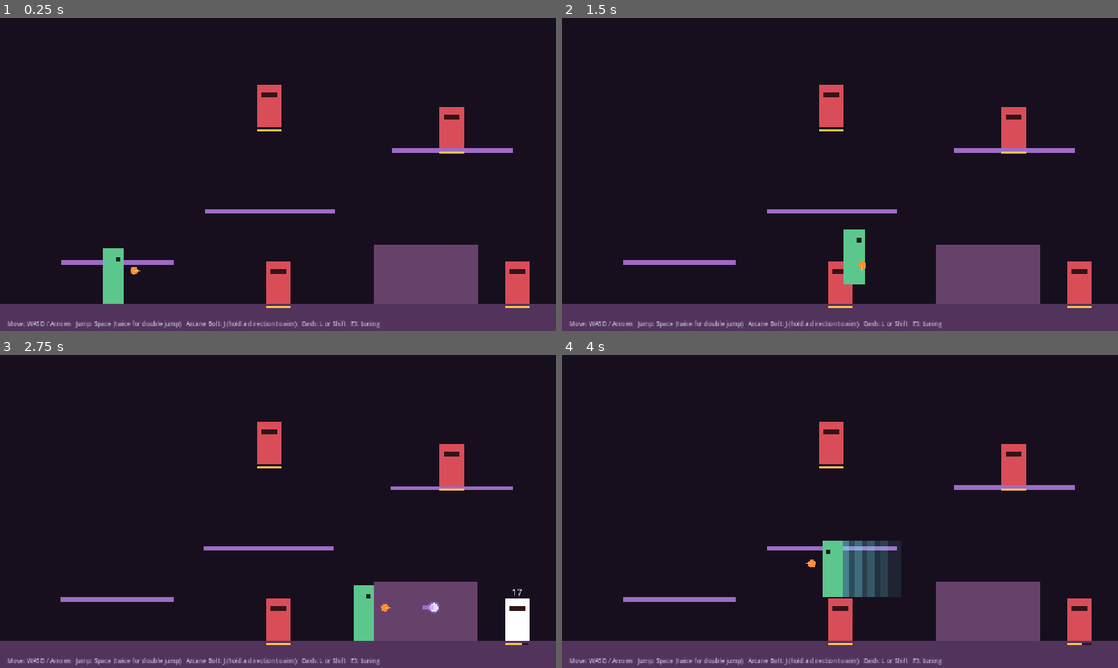
Above: before the commit, frames 1-4 (two rows, left to right).
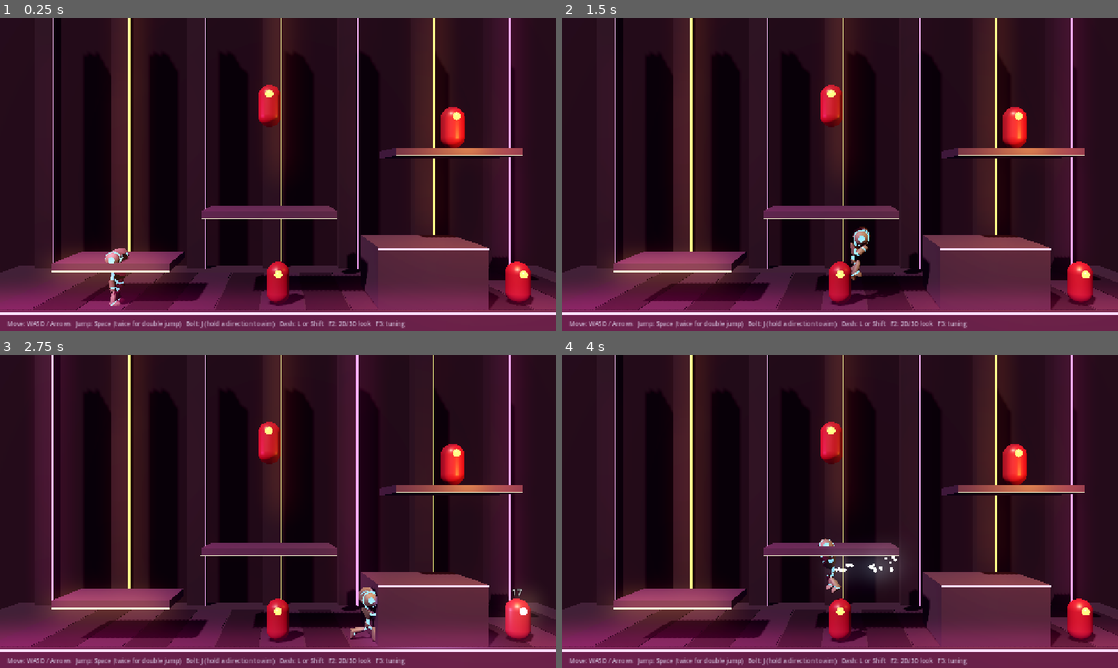
Above: after the commit, the same moments.

Repository: cmholy232-svg/Demondive
Game: Godot game, scene res://scenes/rooms/test_room.tscn
The game is run twice, just before and just after one commit, with the same random seed, the same clock (stepped at 60 frames per second) and the same inputs.
Inputs:
- Up to frame 1 (0.25 s): no input
- Up to frame 2 (1.5 s): tap Enter at 0.5 s; hold D (move_right) 0.53-1.28 s; tap L (dash) at 0.6 s; tap Space (jump) at 0.77, 1.07 s; tap E (interact) at 0.8, 1.35 s; hold S (move_down) from 1.28 s (still down)
- Up to frame 3 (2.75 s): tap Space (jump) at 1.52, 1.82 s; tap J (magic) at 1.55 s; release S (move_down) at 2.03 s; hold D (move_right) from 2.03 s (still down); hold J (magic) from 2.03 s (still down); tap K (special) at 2.3 s
- Up to frame 4 (4 s): release D (move_right) at 2.78 s; release J (magic) at 2.78 s; hold W (move_up) 2.78-3.53 s; tap K (special) at 2.85 s; tap Space (jump) at 3.02, 3.05, 3.32 s; hold A (move_left) from 3.53 s (still down); hold Space (jump) from 3.53 s (still down); tap L (dash) at 3.8 s

The runs differ from the first frame. In frame 1, 39% of the frame differs, in the area x 0-100%, y 0-100%; in frame 2, 40%; in frame 3, 42%; in frame 4, 42%.

Commit message:
Add a 3D look test for the test room (F2 toggles 2D/3D)
Draws the same 2D-physics room in 3D: platforms and floor built from the
room's collision shapes, neon club lighting with glow and fog, a stand-in
robot (Godot demo, MIT) animated from Milo's state, and 3D targets and bolts.
Gameplay is unchanged; the 3D view only reads positions.

Co-Authored-By: Claude Opus 5.5 (1M context) <noreply@anthropic.com>
Claude-Session: https://claude.ai/code/session_01UDJL4yyr7V49bPvwp6khuZ

Diff:
--- a/data/strings/en.json
+++ b/data/strings/en.json
@@ -7,5 +7,5 @@
 	"debug.profile": "Movement profile",
 	"debug.last_reversal": "Last full reversal",
 	"combat.ko": "KO",
-	"hint.controls": "Move: WASD / Arrows   Jump: Space (twice for double jump)   Arcane Bolt: J (hold a direction to aim)   Dash: L or Shift   F3: tuning"
+	"hint.controls": "Move: WASD / Arrows   Jump: Space (twice for double jump)   Bolt: J (hold a direction to aim)   Dash: L or Shift   F2: 2D/3D look   F3: tuning"
 }
--- a/project.godot
+++ b/project.godot
@@ -70,6 +70,10 @@
 "deadzone": 0.2,
 "events": [Object(InputEventKey,"device":-1,"physical_keycode":4194305), Object(InputEventJoypadButton,"device":-1,"button_index":6,"pressed":true)]
 }
+look_toggle={
+"deadzone": 0.2,
+"events": [Object(InputEventKey,"device":-1,"physical_keycode":4194333)]
+}
 debug_toggle={
 "deadzone": 0.2,
 "events": [Object(InputEventKey,"device":-1,"physical_keycode":4194334)]
--- a/scenes/enemies/target_dummy.gd
+++ b/scenes/enemies/target_dummy.gd
@@ -20,6 +20,10 @@
 func _ready() -> void:
 	health = max_health
 	add_to_group("hurtbox")
+
+
+func is_flashing() -> bool:
+	return _flash_timer > 0.0
 
 
 func is_broken() -> bool:
--- a/scenes/player/arcane_bolt.gd
+++ b/scenes/player/arcane_bolt.gd
@@ -20,6 +20,8 @@
 
 
 func _ready() -> void:
+	add_to_group("arcane_bolt")
+	visible = not RoomView3D.active
 	(shape.shape as CircleShape2D).radius = radius
 	area_entered.connect(_on_area_entered)
 	body_entered.connect(_on_body_entered)
--- a/scenes/rooms/test_room.gd
+++ b/scenes/rooms/test_room.gd
@@ -1,12 +1,15 @@
 extends Node2D
 ## Milestone 1 test room: platforms at several heights, a solid block,
-## one-way ledges and practice targets.
+## one-way ledges and practice targets. F2 switches between the 2D
+## placeholder look and the 3D look test.
 
 @onready var milo: Milo = $Milo
 @onready var tuning_panel: DebugTuningPanel = $DebugTuningPanel
 @onready var controls_hint: Label = $Hud/ControlsHint
+@onready var game_camera: GameCamera = $Camera
 
 var _reversal: ReversalTimer = ReversalTimer.new()
+var _view_3d: RoomView3D
 
 
 func _ready() -> void:
@@ -15,6 +18,30 @@
 		tuning_panel.bind(milo)
 	for dummy: Node in get_tree().get_nodes_in_group("hurtbox"):
 		(dummy as TargetDummy).hit.connect(_on_target_hit.bind(dummy))
+	_view_3d = RoomView3D.new()
+	add_child(_view_3d)
+	_view_3d.build(self, game_camera)
+	_set_look_3d(true)
+
+
+func _unhandled_input(event: InputEvent) -> void:
+	if event.is_action_pressed("look_toggle"):
+		_set_look_3d(not RoomView3D.active)
+		get_viewport().set_input_as_handled()
+
+
+func _set_look_3d(on: bool) -> void:
+	_view_3d.set_active(on)
+	$Background.visible = not on
+	(milo.get_node("Feedback") as CanvasItem).visible = not on
+	for child: Node in get_children():
+		var visual := child.get_node_or_null("Visual") as CanvasItem
+		if visual != null:
+			visual.visible = not on
+	for node: Node in get_tree().get_nodes_in_group("hurtbox"):
+		(node as CanvasItem).visible = not on
+	for node: Node in get_tree().get_nodes_in_group("arcane_bolt"):
+		(node as CanvasItem).visible = not on
 
 
 func _physics_process(delta: float) -> void:
--- /dev/null
+++ b/scenes/rooms/view3d/milo_view_3d.gd
@@ -0,0 +1,118 @@
+class_name MiloView3D
+extends Node3D
+## Shows a stand-in 3D character on Milo's 2D position and picks its
+## animation from Milo's state. Reads Milo; never changes him.
+
+const MODEL_PATH: String = "res://art/export/standin/chr_standin_robot.glb"
+const TARGET_HEIGHT_M: float = 1.28
+const TURN_SPEED: float = 18.0
+const CAST_POSE_SECONDS: float = 0.3
+
+var milo: Milo
+var _model: Node3D
+var _animation: AnimationPlayer
+var _yaw: float = PI * 0.5
+var _cast_timer: float = 0.0
+var _trail: CPUParticles3D
+var _burst: CPUParticles3D
+
+
+func bind(target: Milo) -> void:
+	milo = target
+	_model = (load(MODEL_PATH) as PackedScene).instantiate() as Node3D
+	add_child(_model)
+	_fit_height(_model)
+	_animation = _model.find_child("AnimationPlayer", true, false) as AnimationPlayer
+	for name: String in ["run", "idle", "falling", "shooting", "shooting_standing"]:
+		if _animation != null and _animation.has_animation(name):
+			_animation.get_animation(name).loop_mode = Animation.LOOP_LINEAR
+	_trail = _make_particles(Color(0.5, 0.95, 1.0), 40, 0.25, false)
+	_burst = _make_particles(Color(1.0, 0.7, 0.4), 24, 0.35, true)
+	var caster: ArcaneCaster = milo.get_node("ArcaneCaster") as ArcaneCaster
+	caster.cast.connect(func(_direction: Vector2) -> void: _cast_timer = CAST_POSE_SECONDS)
+	milo.wavelanded.connect(func(_is_wavedash: bool) -> void: _burst.restart())
+	milo.landed.connect(func(speed: float) -> void:
+		if speed > 600.0:
+			_burst.restart())
+
+
+## Scales the model so its skeleton spans TARGET_HEIGHT_M. Skinned mesh bounds
+## don't include bone poses, so the bones are the reliable measure.
+func _fit_height(model: Node3D) -> void:
+	var skeleton := model.find_child("Skeleton3D", true, false) as Skeleton3D
+	if skeleton == null:
+		return
+	var low: float = INF
+	var high: float = -INF
+	for bone: int in skeleton.get_bone_count():
+		var y: float = (skeleton.global_transform * skeleton.get_bone_global_pose(bone)).origin.y
+		low = minf(low, y)
+		high = maxf(high, y)
+	# The head extends past the top bone; 1.1 covers it.
+	var height: float = (high - low) * 1.1
+	if height > 0.0:
+		model.scale = Vector3.ONE * (TARGET_HEIGHT_M / height)
+
+
+func _make_particles(color: Color, amount: int, lifetime: float, one_shot: bool) -> CPUParticles3D:
+	var particles := CPUParticles3D.new()
+	particles.amount = amount
+	particles.lifetime = lifetime
+	particles.one_shot = one_shot
+	particles.emitting = false
+	particles.explosiveness = 0.9 if one_shot else 0.0
+	particles.direction = Vector3.UP
+	particles.spread = 80.0
+	particles.initial_velocity_min = 1.0
+	particles.initial_velocity_max = 3.0
+	particles.gravity = Vector3(0.0, -4.0, 0.0)
+	particles.scale_amount_min = 0.04
+	particles.scale_amount_max = 0.09
+	var mesh := SphereMesh.new()
+	mesh.radius = 0.5
+	mesh.height = 1.0
+	mesh.material = RoomDressing3D.material(Color.BLACK, 0.5, color, 6.0)
+	particles.mesh = mesh
+	particles.local_coords = false
+	add_child(particles)
+	return particles
+
+
+func _process(delta: float) -> void:
+	if milo == null:
+		return
+	position = RoomView3D.to_3d(milo.global_position)
+	_cast_timer = maxf(0.0, _cast_timer - delta)
+	var target_yaw: float = PI * 0.5 if milo.facing > 0 else -PI * 0.5
+	_yaw = lerp_angle(_yaw, target_yaw, clampf(TURN_SPEED * delta, 0.0, 1.0))
+	_model.rotation.y = _yaw
+	_trail.emitting = milo.is_dashing() or milo.is_wave_sliding()
+	_trail.position = Vector3(0.0, 0.6, 0.0)
+	_burst.position = Vector3.ZERO
+	_play(_pick_animation())
+	# Lean into dashes so they read as a burst, not a slide.
+	var lean: float = 0.0
+	if milo.is_dashing():
+		lean = -milo.dash_direction.x * 0.35
+	_model.rotation.z = lerpf(_model.rotation.z, lean, clampf(12.0 * delta, 0.0, 1.0))
+	visible = Engine.get_process_frames() % 6 >= 2 or not milo.is_invulnerable()
+
+
+func _pick_animation() -> String:
+	var running: bool = absf(milo.velocity.x) > 40.0
+	if not milo.is_on_floor():
+		return "jump" if milo.velocity.y < 0.0 else "falling"
+	if _cast_timer > 0.0:
+		return "shooting" if running else "shooting_standing"
+	return "run" if running else "idle"
+
+
+func _play(name: String) -> void:
+	if _animation == null or not _animation.has_animation(name):
+		return
+	if _animation.current_animation != name:
+		_animation.play(name, 0.12)
+	if name == "run" or name == "shooting":
+		_animation.speed_scale = clampf(absf(milo.velocity.x) / 360.0, 0.6, 2.0)
+	else:
+		_animation.speed_scale = 1.0
--- /dev/null
+++ b/scenes/rooms/view3d/prop_views_3d.gd
@@ -0,0 +1,91 @@
+class_name PropViews3D
+extends Node3D
+## 3D stand-ins for practice targets and Arcane Bolts, synced from 2D each frame.
+
+const BOLT_COLOR: Color = Color(0.8, 0.6, 1.0)
+
+var room: Node2D
+var _targets: Dictionary = {}
+var _bolts: Dictionary = {}
+
+
+func bind(target_room: Node2D) -> void:
+	room = target_room
+
+
+func _process(_delta: float) -> void:
+	if room == null:
+		return
+	_sync_targets()
+	_sync_bolts()
+
+
+func _sync_targets() -> void:
+	for node: Node in get_tree().get_nodes_in_group("hurtbox"):
+		var dummy := node as TargetDummy
+		if dummy == null:
+			continue
+		if not _targets.has(dummy):
+			_targets[dummy] = _make_target()
+		var view: Node3D = _targets[dummy]
+		view.position = RoomView3D.to_3d(dummy.global_position)
+		view.visible = not dummy.is_broken()
+		var core := view.get_child(1) as MeshInstance3D
+		var mat := core.material_override as StandardMaterial3D
+		mat.emission_energy_multiplier = 8.0 if dummy.is_flashing() else 1.5
+
+
+func _make_target() -> Node3D:
+	var root := Node3D.new()
+	add_child(root)
+	var body := MeshInstance3D.new()
+	var capsule := CapsuleMesh.new()
+	capsule.radius = 0.26
+	capsule.height = 0.96
+	body.mesh = capsule
+	body.position.y = 0.48
+	body.material_override = RoomDressing3D.material(Color(0.55, 0.12, 0.18), 0.4)
+	root.add_child(body)
+	var core := MeshInstance3D.new()
+	var eye := SphereMesh.new()
+	eye.radius = 0.09
+	eye.height = 0.18
+	core.mesh = eye
+	core.position = Vector3(0.0, 0.72, 0.24)
+	core.material_override = RoomDressing3D.material(Color.BLACK, 0.3, Color(1.0, 0.75, 0.3), 1.5)
+	root.add_child(core)
+	return root
+
+
+func _sync_bolts() -> void:
+	var alive: Dictionary = {}
+	for node: Node in get_tree().get_nodes_in_group("arcane_bolt"):
+		var bolt := node as ArcaneBolt
+		if bolt == null:
+			continue
+		alive[bolt] = true
+		if not _bolts.has(bolt):
+			_bolts[bolt] = _make_bolt()
+		(_bolts[bolt] as Node3D).position = RoomView3D.to_3d(bolt.global_position, 0.0)
+	for bolt: Variant in _bolts.keys():
+		if not alive.has(bolt):
+			(_bolts[bolt] as Node3D).queue_free()
+			_bolts.erase(bolt)
+
+
+func _make_bolt() -> Node3D:
+	var root := Node3D.new()
+	add_child(root)
+	var orb := MeshInstance3D.new()
+	var sphere := SphereMesh.new()
+	sphere.radius = 0.12
+	sphere.height = 0.24
+	orb.mesh = sphere
+	orb.material_override = RoomDressing3D.material(Color.WHITE, 0.2, BOLT_COLOR, 7.0)
+	root.add_child(orb)
+	var light := OmniLight3D.new()
+	light.light_color = BOLT_COLOR
+	light.light_energy = 1.6
+	light.omni_range = 2.2
+	root.add_child(light)
+	return root
--- /dev/null
+++ b/scenes/rooms/view3d/room_dressing_3d.gd
@@ -0,0 +1,110 @@
+class_name RoomDressing3D
+extends RefCounted
+## Materials, lights and set dressing for the 3D look test, in a Neon Maw
+## club palette: dark stone, magenta and amber neon, warm key light from the
+## top left.
+
+const STONE: Color = Color(0.13, 0.1, 0.16)
+const STONE_LIGHT: Color = Color(0.24, 0.18, 0.28)
+const NEON_MAGENTA: Color = Color(1.0, 0.2, 0.65)
+const NEON_AMBER: Color = Color(1.0, 0.55, 0.15)
+const BACKDROP: Color = Color(0.03, 0.015, 0.04)
+
+
+static func build_environment(root: Node3D) -> void:
+	var environment := Environment.new()
+	environment.background_mode = Environment.BG_COLOR
+	environment.background_color = BACKDROP
+	environment.ambient_light_source = Environment.AMBIENT_SOURCE_COLOR
+	environment.ambient_light_color = Color(0.38, 0.3, 0.5)
+	environment.ambient_light_energy = 0.3
+	environment.tonemap_mode = Environment.TONE_MAPPER_FILMIC
+	environment.glow_enabled = true
+	environment.glow_intensity = 0.8
+	environment.glow_bloom = 0.05
+	environment.glow_hdr_threshold = 0.9
+	environment.fog_enabled = true
+	environment.fog_light_color = Color(0.12, 0.04, 0.12)
+	environment.fog_density = 0.02
+	var world := WorldEnvironment.new()
+	world.environment = environment
+	root.add_child(world)
+
+	var key := DirectionalLight3D.new()
+	key.light_color = Color(1.0, 0.85, 0.75)
+	key.light_energy = 1.1
+	key.shadow_enabled = true
+	key.rotation_degrees = Vector3(-45.0, -35.0, 0.0)
+	root.add_child(key)
+
+	_add_omni(root, Vector3(1.5, -2.5, 1.5), NEON_MAGENTA, 2.2, 7.0)
+	_add_omni(root, Vector3(11.0, -2.8, 1.5), NEON_AMBER, 2.0, 7.0)
+
+
+static func _add_omni(root: Node3D, at: Vector3, color: Color, energy: float, reach: float) -> void:
+	var light := OmniLight3D.new()
+	light.position = at
+	light.light_color = color
+	light.light_energy = energy
+	light.omni_range = reach
+	root.add_child(light)
+
+
+static func material(color: Color, roughness: float = 0.8, emission: Color = Color.BLACK, emission_energy: float = 0.0) -> StandardMaterial3D:
+	var mat := StandardMaterial3D.new()
+	mat.albedo_color = color
+	mat.roughness = roughness
+	if emission_energy > 0.0:
+		mat.emission_enabled = true
+		mat.emission = emission
+		mat.emission_energy_multiplier = emission_energy
+	return mat
+
+
+static func add_box(root: Node3D, center: Vector3, size: Vector3, mat: Material) -> MeshInstance3D:
+	var mesh := BoxMesh.new()
+	mesh.size = size
+	var instance := MeshInstance3D.new()
+	instance.mesh = mesh
+	instance.material_override = mat
+	instance.position = center
+	root.add_child(instance)
+	return instance
+
+
+static func add_floor(root: Node3D, center: Vector2, size: Vector2, depth: float) -> void:
+	var c: Vector3 = RoomView3D.to_3d(center)
+	var s := Vector3(size.x, size.y, 0.0) / RoomView3D.PX_PER_M
+	add_box(root, Vector3(c.x, c.y, -depth * 0.5 + 0.6), Vector3(s.x + 4.0, s.y, depth), material(STONE, 0.9))
+	# Neon strip along the front lip of the floor.
+	var top_y: float = c.y + s.y * 0.5
+	add_box(root, Vector3(c.x, top_y - 0.04, 0.62), Vector3(s.x + 4.0, 0.05, 0.04), material(Color.BLACK, 0.5, NEON_MAGENTA, 4.0))
+	# Floor tiles: alternating slabs read as depth.
+	for i: int in 14:
+		var x: float = i * 1.0 + 0.5
+		var tone: Color = STONE_LIGHT if i % 2 == 0 else STONE
+		add_box(root, Vector3(x, top_y + 0.005, -1.4), Vector3(0.96, 0.01, 3.8), material(tone.darkened(0.25), 0.6))
+
+
+static func add_ledge(root: Node3D, center: Vector2, size: Vector2, depth: float) -> void:
+	var c: Vector3 = RoomView3D.to_3d(center)
+	var w: float = size.x / RoomView3D.PX_PER_M
+	var top_y: float = c.y + size.y * 0.5 / RoomView3D.PX_PER_M
+	add_box(root, Vector3(c.x, top_y - 0.09, -depth * 0.5 + 0.4), Vector3(w, 0.18, depth), material(STONE_LIGHT, 0.5))
+	add_box(root, Vector3(c.x, top_y - 0.17, 0.41), Vector3(w, 0.03, 0.03), material(Color.BLACK, 0.5, NEON_AMBER, 5.0))
+
+
+static func add_block(root: Node3D, center: Vector2, size: Vector2, depth: float) -> void:
+	var c: Vector3 = RoomView3D.to_3d(center)
+	var s := Vector3(size.x, size.y, 0.0) / RoomView3D.PX_PER_M
+	add_box(root, Vector3(c.x, c.y, -depth * 0.5 + 0.5), Vector3(s.x, s.y, depth), material(STONE_LIGHT.darkened(0.2), 0.85))
+	add_box(root, Vector3(c.x, c.y + s.y * 0.5 - 0.03, 0.51), Vector3(s.x, 0.04, 0.04), material(Color.BLACK, 0.5, NEON_MAGENTA, 4.0))
+
+
+static func build_backdrop(root: Node3D) -> void:
+	# Back wall and a row of club pillars for depth and parallax.
+	add_box(root, Vector3(6.4, -3.6, -6.0), Vector3(30.0, 14.0, 0.5), material(BACKDROP, 1.0))
+	for i: int in 7:
+		var x: float = -1.0 + i * 2.4
+		add_box(root, Vector3(x, -3.0, -4.2), Vector3(0.55, 10.0, 0.55), material(STONE.darkened(0.4), 0.9))
+		add_box(root, Vector3(x + 0.3, -3.0, -3.9), Vector3(0.04, 10.0, 0.04), material(Color.BLACK, 0.5, NEON_MAGENTA if i % 2 == 0 else NEON_AMBER, 3.0))
--- /dev/null
+++ b/scenes/rooms/view3d/room_view_3d.gd
@@ -0,0 +1,81 @@
+class_name RoomView3D
+extends Node3D
+## 3D look test. Draws the 2D test room in 3D: the fight still runs in 2D
+## physics, and this view reads positions from it. F2 switches between the
+## 2D placeholder look and this one.
+
+## 100 px of gameplay space is 1 m in the 3D view.
+const PX_PER_M: float = 100.0
+const VIEW_SIZE: Vector2 = Vector2(1280.0, 720.0)
+const FOV_DEGREES: float = 38.0
+const FLOOR_DEPTH: float = 5.0
+const LEDGE_DEPTH: float = 1.6
+
+## True while the 3D look is showing. New 2D-only visuals hide themselves when set.
+static var active: bool = false
+
+var room: Node2D
+var camera: Camera3D
+var _game_camera: GameCamera
+
+
+static func to_3d(point: Vector2, z: float = 0.0) -> Vector3:
+	return Vector3(point.x / PX_PER_M, -point.y / PX_PER_M, z)
+
+
+func build(target_room: Node2D, game_camera: GameCamera) -> void:
+	room = target_room
+	_game_camera = game_camera
+	_build_camera()
+	RoomDressing3D.build_environment(self)
+	_build_geometry()
+	RoomDressing3D.build_backdrop(self)
+	var milo_view := MiloView3D.new()
+	add_child(milo_view)
+	milo_view.bind(room.get_node("Milo") as Milo)
+	var props := PropViews3D.new()
+	add_child(props)
+	props.bind(room)
+
+
+func _build_camera() -> void:
+	camera = Camera3D.new()
+	camera.fov = FOV_DEGREES
+	var distance: float = (VIEW_SIZE.y * 0.5 / PX_PER_M) / tan(deg_to_rad(FOV_DEGREES * 0.5))
+	camera.position = to_3d(VIEW_SIZE * 0.5, distance)
+	camera.far = 80.0
+	add_child(camera)
+
+
+func set_active(on: bool) -> void:
+	active = on
+	visible = on
+	camera.current = on
+
+
+func _process(_delta: float) -> void:
+	if _game_camera != null:
+		camera.h_offset = _game_camera.offset.x / PX_PER_M
+		camera.v_offset = -_game_camera.offset.y / PX_PER_M
+
+
+func _build_geometry() -> void:
+	for child: Node in room.get_children():
+		var body := child as StaticBody2D
+		if body == null:
+			continue
+		var shape_node := body.get_node_or_null("Shape") as CollisionShape2D
+		if shape_node == null or not (shape_node.shape is RectangleShape2D):
+			continue
+		var size: Vector2 = (shape_node.shape as RectangleShape2D).size
+		var center: Vector2 = body.global_position + shape_node.position
+		var on_screen := Rect2(Vector2.ZERO, VIEW_SIZE).intersects(Rect2(center - size * 0.5, size))
+		if not on_screen:
+			continue
+		var one_way: bool = body.is_in_group("one_way")
+		if one_way:
+			RoomDressing3D.add_ledge(self, center, size, LEDGE_DEPTH)
+		elif size.x >= VIEW_SIZE.x * 0.9:
+			RoomDressing3D.add_floor(self, center, size, FLOOR_DEPTH)
+		else:
+			RoomDressing3D.add_block(self, center, size, LEDGE_DEPTH * 1.4)
--- a/tests/test_project.gd
+++ b/tests/test_project.gd
@@ -2,7 +2,7 @@
 
 const ACTIONS: PackedStringArray = [
 	"move_left", "move_right", "move_up", "move_down",
-	"jump", "magic", "special", "dash", "interact", "pause", "debug_toggle",
+	"jump", "magic", "special", "dash", "interact", "pause", "debug_toggle", "look_toggle",
 ]
 
 
Binary file added: art/export/standin/chr_standin_robot.glb
Not shown, added: art/export/standin/chr_standin_robot.glb.import
Not shown, added: scenes/rooms/view3d/milo_view_3d.gd.uid
Not shown, added: scenes/rooms/view3d/prop_views_3d.gd.uid
Not shown, added: scenes/rooms/view3d/room_dressing_3d.gd.uid
Not shown, added: scenes/rooms/view3d/room_view_3d.gd.uid
Not shown, added: art/export/standin/LICENSE.md
